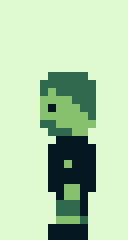
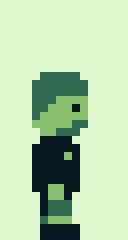
The second (128, 240) image is a revision of the first. Changes to its layers:
painted on "MEEN" over [32, 72, 96, 240]
